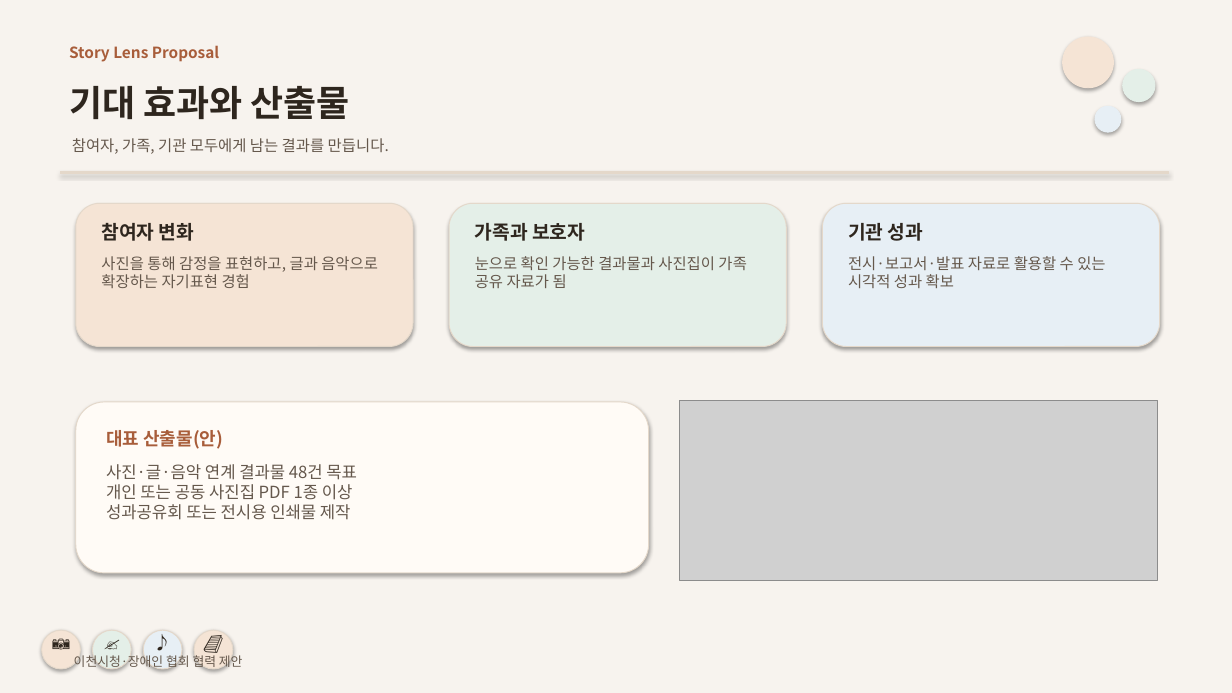
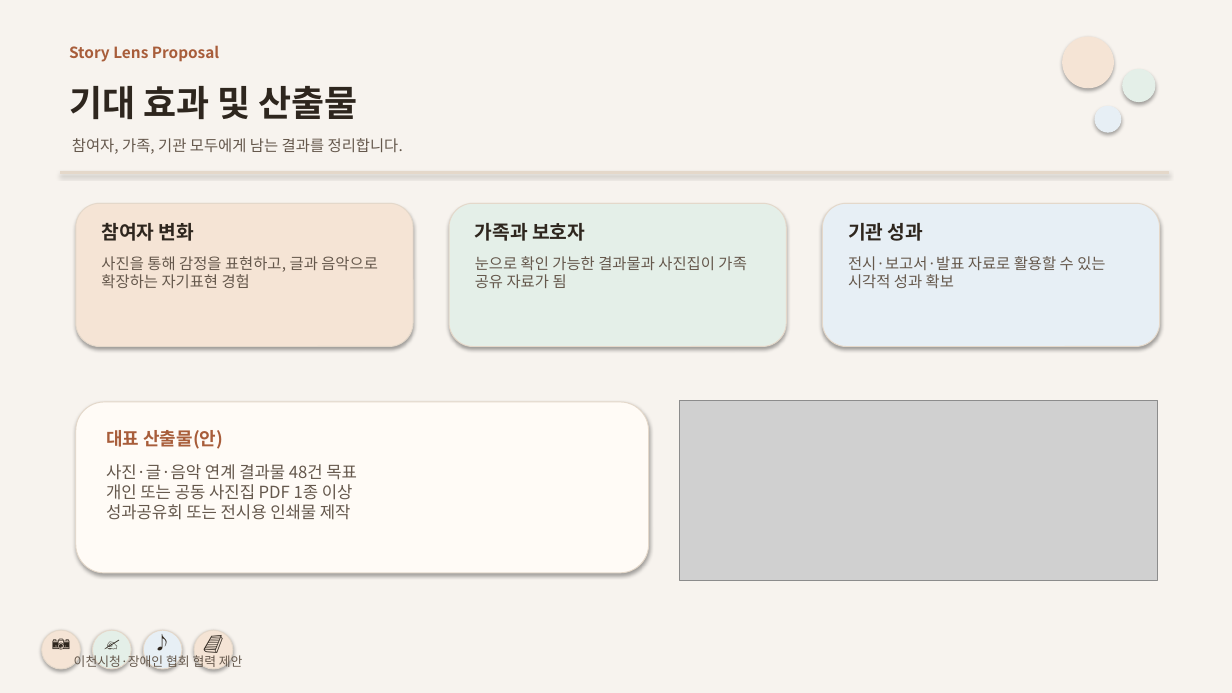
Before and after one commit to MetachainArt/Story_lens, a slide deck: slide 8 of business-plan/presentation/story-lens-public-proposal.pptx. Drawn at 1232x693 pixels with LibreOffice and Linux fonts; fonts in the diff are those of the drawing; grey boxes stand for pictures. Boxes give left, top, right and bottom in pixels: in the first picture for what was removed or moved away, otherwise in the second. Text is boxed around its words. In the diff, an @@ line names an element or a change of style, - is before the commit and + after.

```diff
--- a/business-plan/presentation/story-lens-public-proposal.pptx
+++ b/business-plan/presentation/story-lens-public-proposal.pptx
@@ text at box(69, 86, 358, 119): text changed @@
-기대 효과와 산출물
+기대 효과 및 산출물
@@ text at box(72, 138, 403, 154): text changed @@
-참여자, 가족, 기관 모두에게 남는 결과를 만듭니다.
+참여자, 가족, 기관 모두에게 남는 결과를 정리합니다.
```
Also in this commit, not shown: 9 other slides changed, 1 other file.
